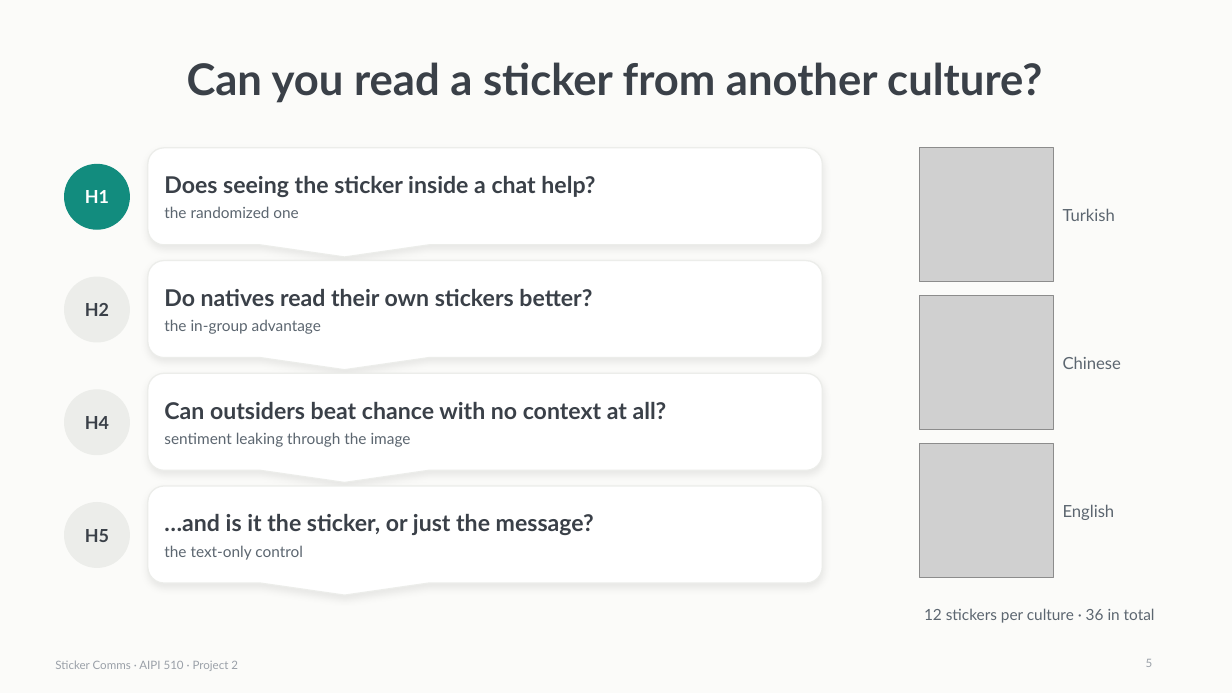
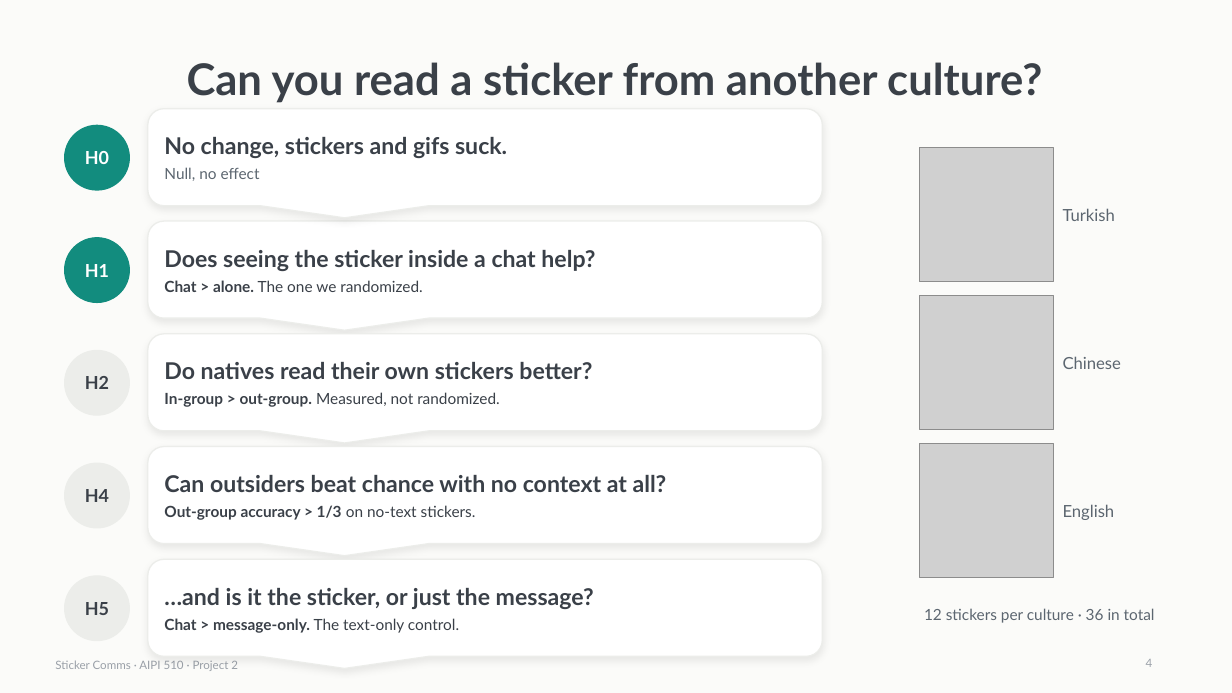
Before and after one commit to burakdon/sticker-comms, a slide deck: slide 4 of report/sticker-comms-deck.pptx (slide 5 before the commit). Drawn at 1232x693 pixels with LibreOffice and Linux fonts; fonts in the diff are those of the drawing; grey boxes stand for pictures. Boxes give left, top, right and bottom in pixels: in the first picture for what was removed or moved away, otherwise in the second. Text is boxed around its words. In the diff, an @@ line names an element or a change of style, - is before the commit and + after.

```diff
--- a/report/sticker-comms-deck.pptx
+++ b/report/sticker-comms-deck.pptx
@@ rounded speech box added at box(148, 109, 823, 206), fill #FFFFFF, outline #ECEDEA 1 pt @@
@@ ellipse added at box(65, 126, 129, 190), fill #128C7E, outline #128C7E 1 pt @@
@@ text added at box(164, 137, 507, 181), 18 pt, text #3A4048, bold @@
+No change, stickers and gifs suck.
+Null, no effect
@@ text added at box(85, 151, 109, 164), 14 pt, text #FFFFFF, bold @@
+H0
@@ text at box(164, 280, 423, 292): text changed; text colour #5C6670 to #3A4048 @@
-the randomized one
+Chat > alone. The one we randomized.
@@ text at box(164, 392, 500, 407): text changed; text colour #5C6670 to #3A4048 @@
-the in-group advantage
+In-group > out-group. Measured, not randomized.
@@ 8 texts, 4 ellipses, 4 rounded speech boxes: place and size @@
-8 texts, 4 ellipses, 4 rounded speech boxes at box(65, 148, 823, 583)
+8 texts, 4 ellipses, 4 rounded speech boxes at box(65, 221, 823, 656)
@@ text at box(164, 505, 476, 520): text changed; text colour #5C6670 to #3A4048; bold on @@
-sentiment leaking through the image
+Out-group accuracy > 1/3 on no-text stickers.
@@ text at box(164, 618, 459, 633): text changed; text colour #5C6670 to #3A4048 @@
-the text-only control
+Chat > message-only. The text-only control.
@@ page number at box(1146, 659, 1153, 667): text changed @@
-5
+4
```
Also in this commit, not shown: 7 other slides changed, 5 slides added, 3 slides removed, 4 other files.
